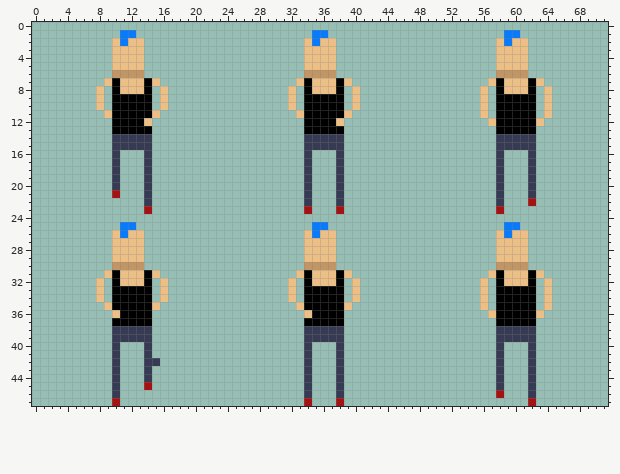
Sprite sheet: Assets/Assets 2D/npc2_walk_up.png. The first picture shows the starting point.
The file is 72x48 pixels.
Now the later version:
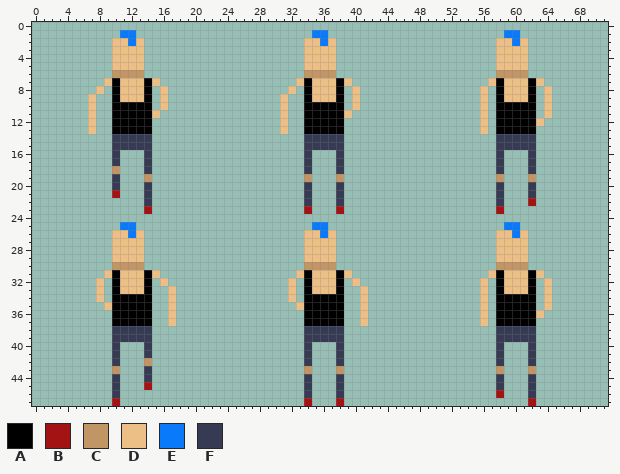
Palette (. is transparent): A #000000  B #a41313  C #c29565  D #ebbf86  E #087afa  F #363a53
Commit message: All male walk cycles booya-kasha!
Change:
The edit turns colour D into colour A in row 12 at x 14 and 38; in row 36 at x 10 and 34.
The edit turns colour F into colour C in row 18 at x 10; in row 19 at x 14, 34, 38, 58 and 62; in row 42 at x 14; in row 43 at x 10, 34, 38, 58 and 62.
There is now colour D in rows 9 to 11 at x 7 and 31; in rows 12 to 13 at x 7, 31 and 56; in rows 33 to 35 at x 17 and 41; in rows 36 to 37 at x 17, 41 and 56.
The edit turns colour A into colour D in row 9 at x 11 to 13, 35 to 37 and 59 to 61; in row 33 at x 11 to 13, 35 to 37 and 59 to 61.
The edit turns colour E into colour D in row 2 at x 11, 35 and 59; in row 26 at x 11, 35 and 59.
The edit turns colour D into colour E in row 2 at x 12, 36 and 60; in row 26 at x 12, 36 and 60.
Colour D is gone in rows 9 to 10 at x 8 and 32; in row 11 at x 9 and 33; in row 12 at x 57; in rows 33 to 34 at x 16 and 40; in row 35 at x 15 and 39; in row 36 at x 57.
Colour F is gone in row 42 at x 15.
